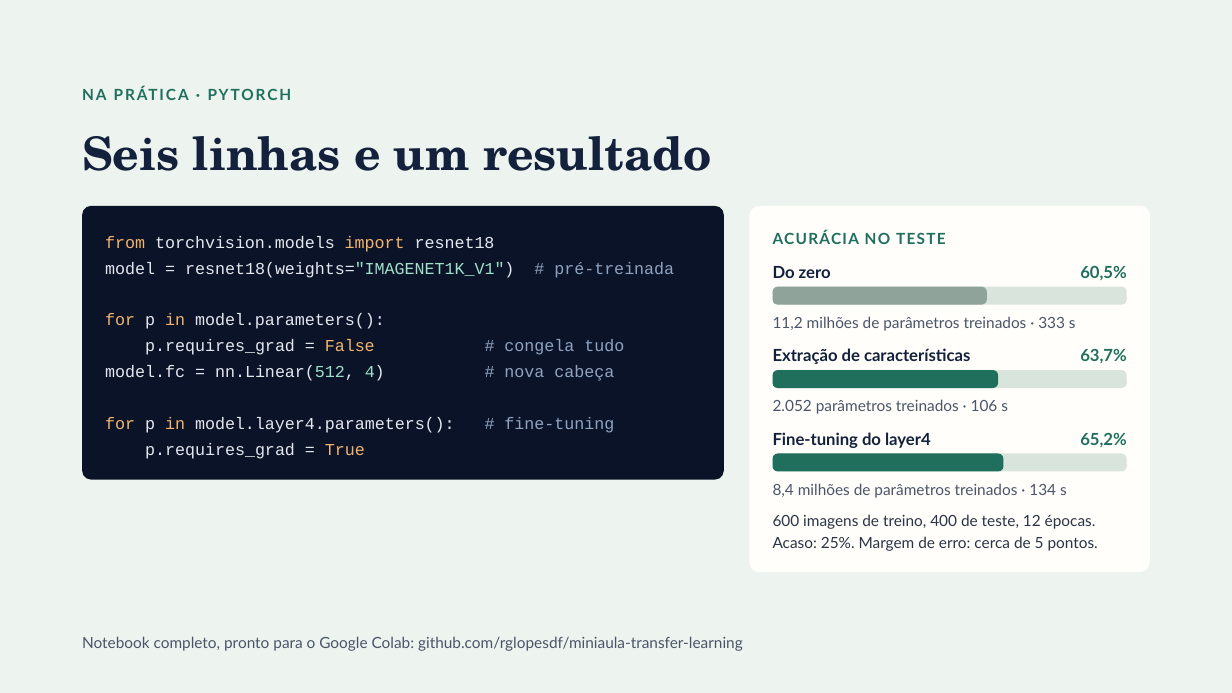
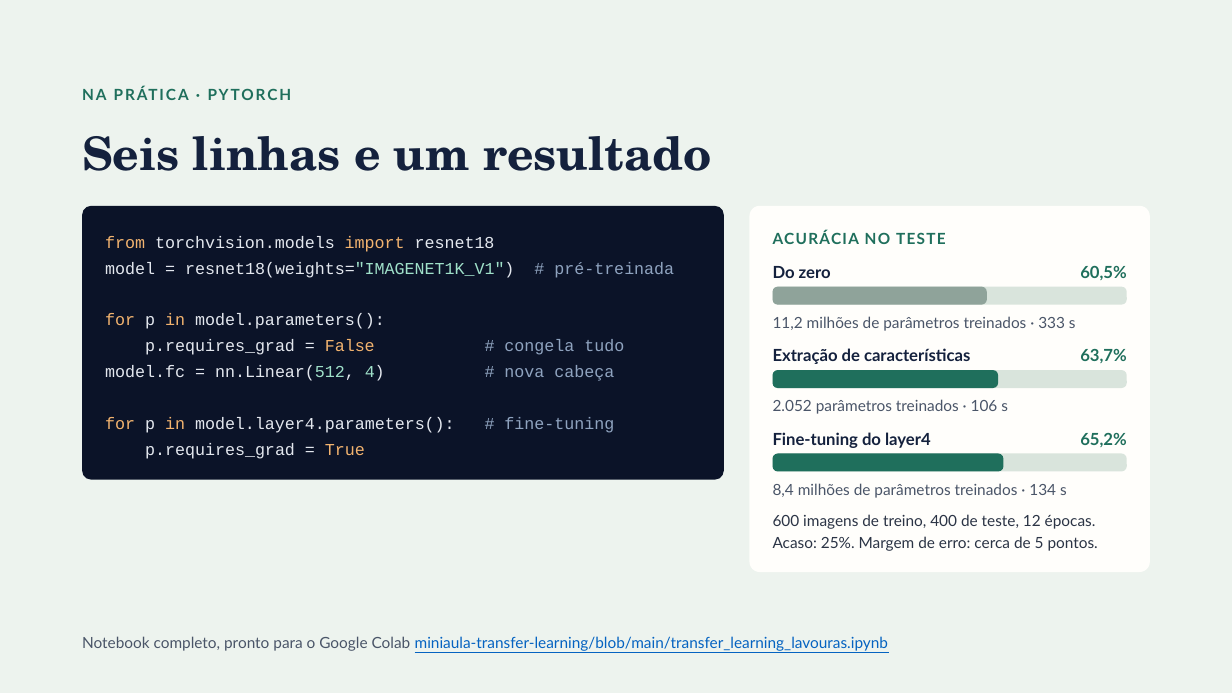
Before and after one commit to rglopesdf/miniaula-transfer-learning, a slide deck: slide 7 of slides/slides_transfer_learning_lavouras.pptx. Drawn at 1232x693 pixels with LibreOffice and Linux fonts; fonts in the diff are those of the drawing; background and template pictures are left out. Boxes give left, top, right and bottom in pixels: in the first picture for what was removed or moved away, otherwise in the second. Text is boxed around its words. In the diff, an @@ line names an element or a change of style, - is before the commit and + after.

```diff
--- a/slides/slides_transfer_learning_lavouras.pptx
+++ b/slides/slides_transfer_learning_lavouras.pptx
@@ text at [82,636,888,651]: text changed; text colour #4A5568 to #0563C1 @@
-Notebook completo, pronto para o Google Colab: github.com/rglopesdf/miniaula-transfer-learning
+Notebook completo, pronto para o Google Colab miniaula-transfer-learning/blob/main/transfer_learning_lavouras.ipynb
```
Also in this commit, not shown: 2 other slides changed.
